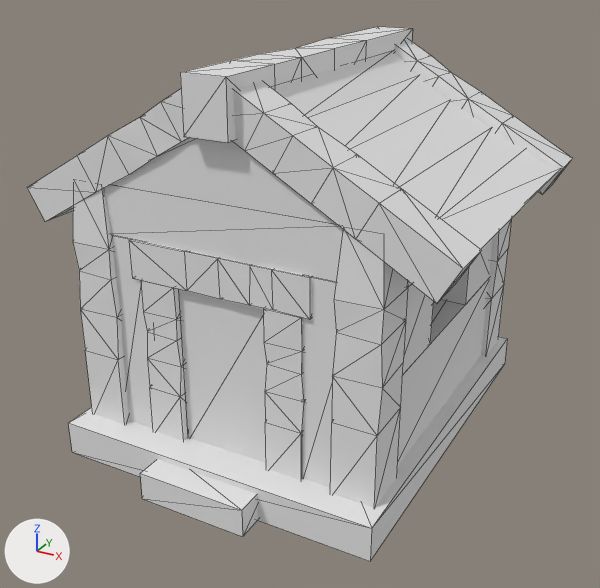
An edit to the OBJ model client/assets/mesh/fletcher.obj, drawn before and after from the same camera.
The view is the same before and after, from a 50 mm lens placed at (7.6, -13.94, 9.73), pointed at (0.15, -0.4, 2.96). The lights are fixed; the arrows at lower left show +X, +Y and +Z. Mesh edges are drawn as thin lines. Where no turn or scale is listed for an object, it has been applied to the vertices.
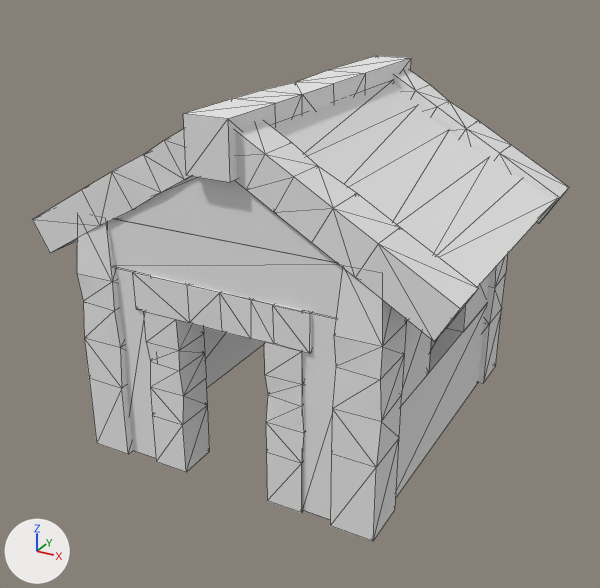
Where the change shows, as pixel boxes [x1, y1, x2, y2] in the pictures (600 x 588 px; the box of a moved part takes in the faces that stretch with it):
'Cube.003', reshaped (9% shorter)
    before: [27, 27, 573, 561]
    after: [32, 56, 569, 541]
part 1 of me_cube_003, moved or reshaped
    before: [272, 51, 560, 249]
    after: [272, 81, 556, 287]
part 2 of me_cube_003, moved or reshaped
    before: [73, 189, 130, 424]
    after: [77, 222, 133, 454]
part 3 of me_cube_003, moved or reshaped
    before: [330, 230, 408, 508]
    after: [330, 268, 406, 541]
part 4 of me_cube_003, moved or reshaped
    before: [27, 89, 190, 222]
    after: [32, 129, 191, 253]
part 5 of me_cube_003, moved or reshaped
    before: [233, 82, 482, 304]
    after: [235, 121, 479, 341]
part 6 of me_cube_003, moved or reshaped
    before: [180, 27, 413, 143]
    after: [183, 56, 411, 182]
part 7 of me_cube_003, moved or reshaped
    before: [481, 219, 511, 356]
    after: [479, 254, 508, 383]
part 8 of me_cube_003, moved or reshaped
    before: [394, 40, 573, 195]
    after: [393, 69, 569, 223]
part 9 of me_cube_003, moved or reshaped
    before: [129, 239, 312, 320]
    after: [133, 272, 312, 354]
part 10 of me_cube_003, moved or reshaped (not visible before)
    after: [204, 327, 264, 388]
part 11 of me_cube_003, moved or reshaped
    before: [398, 279, 489, 465]
    after: [396, 305, 486, 497]
part 12 of me_cube_003, moved or reshaped
    before: [403, 284, 433, 374]
    after: [401, 320, 431, 406]
part 13 of me_cube_003, moved or reshaped
    before: [441, 237, 493, 305]
    after: [447, 275, 489, 332]
part 14 of me_cube_003, moved or reshaped
    before: [111, 235, 153, 428]
    after: [115, 267, 156, 458]
part 15 of me_cube_003, moved or reshaped
    before: [303, 275, 336, 487]
    after: [303, 310, 336, 519]
part 16 of me_cube_003, moved or reshaped
    before: [104, 185, 343, 282]
    after: [108, 219, 342, 318]
part 17 of me_cube_003, rebuilt
    before: [111, 138, 337, 225]
    after: [115, 176, 336, 263]
part 18 of me_cube_003, deleted
    before: [140, 459, 258, 537]
part 19 of me_cube_003, moved or reshaped
    before: [141, 280, 304, 480]
    after: [144, 311, 305, 513]
part 20 of me_cube_003, deleted
    before: [68, 337, 507, 561]

The change, as a list of edits to the scene's bpy script:
```text
Change me_cube_003:
    remove me_cube_003.from_pydata(...)  # 472 vertices, 820 faces; spans x -4.19..4.32, y -4.23..4.2, z 0.0..7.71
    add me_cube_003.from_pydata(...)  # 448 vertices, 784 faces; spans x -4.19..4.32, y -3.33..4.14, z -0.05..7.08
    me_cube_003 part 1: the loose piece of 24 vertices spanning x 0.24..4.26, y -2.34..3.21, z 4.89..7.36 is moved by (0.0, 0.02, -0.63), in mat_teto_001 (white #e7e7e7)
    me_cube_003 part 2: the loose piece of 24 vertices spanning x -3.12..-2.25, y -3.22..-2.22, z 0.6..5.59 is moved by (0.0, 0.02, -0.63), in mat_pilar_001 (white #e7e7e7)
    me_cube_003 part 3: the loose piece of 24 vertices spanning x 2.3..3.18, y -3.22..-2.22, z 0.6..5.59 is moved by (0.0, 0.02, -0.63), in mat_pilar_001 (white #e7e7e7)
    me_cube_003 part 4: the loose piece of 24 vertices spanning x -4.19..0.24, y -3.15..-2.29, z 4.66..7.63 is moved by (0.0, 0.02, -0.63), in mat_pilar_001 (white #e7e7e7)
    me_cube_003 part 5: the loose piece of 24 vertices spanning x -0.11..4.32, y -3.14..-2.28, z 4.66..7.63 is moved by (0.0, 0.02, -0.63), in mat_pilar_001 (white #e7e7e7)
    me_cube_003 part 6: the loose piece of 24 vertices spanning x -0.33..0.54, y -3.35..4.12, z 6.71..7.71 is moved by (0.0, 0.02, -0.63), in mat_pilar_001 (white #e7e7e7)
    me_cube_003 part 7: the loose piece of 24 vertices spanning x 2.3..3.18, y 3.06..4.05, z 0.6..5.59 is moved by (0.0, 0.02, -0.63), in mat_pilar_001 (white #e7e7e7)
    me_cube_003 part 8: the loose piece of 24 vertices spanning x -0.11..4.32, y 3.13..3.99, z 4.66..7.63 is moved by (0.0, 0.02, -0.63), in mat_pilar_001 (white #e7e7e7)
    me_cube_003 part 9: the loose piece of 24 vertices spanning x -1.83..1.83, y -3.13..-2.3, z 3.88..4.64 is moved by (0.0, 0.02, -0.63), in mat_pilar_001 (white #e7e7e7)
    me_cube_003 part 10: the loose piece of 8 vertices spanning x -3.0..-2.4, y -2.41..3.3, z 0.62..2.62 is moved by (0.0, 0.02, -0.63), in mat_parede_001 (white #e7e7e7)
    me_cube_003 part 11: the loose piece of 8 vertices spanning x 2.43..3.03, y -2.45..3.26, z 0.62..2.62 is moved by (0.0, 0.02, -0.63), in mat_parede_001 (white #e7e7e7)
    me_cube_003 part 12: the loose piece of 8 vertices spanning x 2.43..3.03, y -2.29..-0.56, z 2.61..4.27 is moved by (0.0, 0.02, -0.63), in mat_parede_001 (white #e7e7e7)
    me_cube_003 part 13: the loose piece of 8 vertices spanning x 2.43..3.03, y 1.45..3.18, z 2.61..4.26 is moved by (0.0, 0.02, -0.63), in mat_parede_001 (white #e7e7e7)
    me_cube_003 part 14: the loose piece of 8 vertices spanning x -2.51..-1.47, y -3.07..-2.47, z 0.61..4.64 is moved by (0.0, 0.02, -0.63), in mat_parede_001 (white #e7e7e7)
    me_cube_003 part 15: the loose piece of 8 vertices spanning x 1.66..2.7, y -3.07..-2.47, z 0.61..4.64 is moved by (0.0, 0.02, -0.63), in mat_parede_001 (white #e7e7e7)
    me_cube_003 part 16: the loose piece of 8 vertices spanning x -2.48..2.53, y -3.07..-2.46, z 4.62..5.59 is moved by (0.0, 0.02, -0.63), in mat_parede_001 (white #e7e7e7)
    me_cube_003 part 17: the loose piece of 8 vertices spanning x -2.48..2.53, y -3.07..-2.46, z 5.59..7.13 is rebuilt with 8 vertices and now spans x -2.48..2.53, y -3.05..-2.45, z 4.95..6.5, in mat_parede_001 (white #e7e7e7)
    me_cube_003 part 18: the loose piece of 8 vertices spanning x -1.09..1.11, y -4.23..-3.43, z 0.0..0.57 is deleted
    me_cube_003 part 19: 54 vertices removed from x -1.64..1.7, y -3.13..-2.3, z 0.59..3.9; 46 vertices added at x -1.64..1.7, y -3.11..-2.29, z -0.05..3.27
    me_cube_003 part 20: 8 vertices removed from x -3.31..3.32, y -3.72..4.2, z 0.0..0.69
    add me_cube_003.materials.append(mat_teto_001)  # white #e7e7e7
    add me_cube_003.materials.append(mat_parede_001)  # white #e7e7e7
    add me_cube_003.materials.append(mat_pilar_001)  # white #e7e7e7
```
